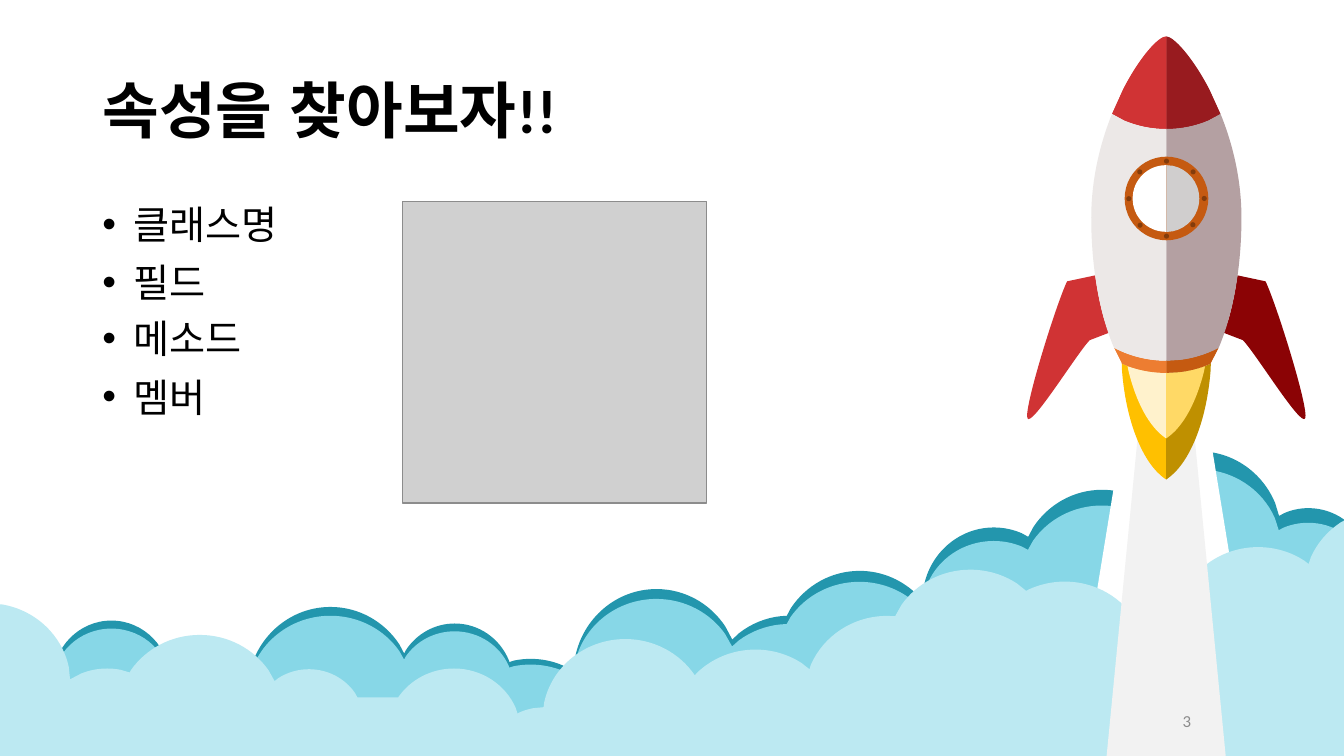
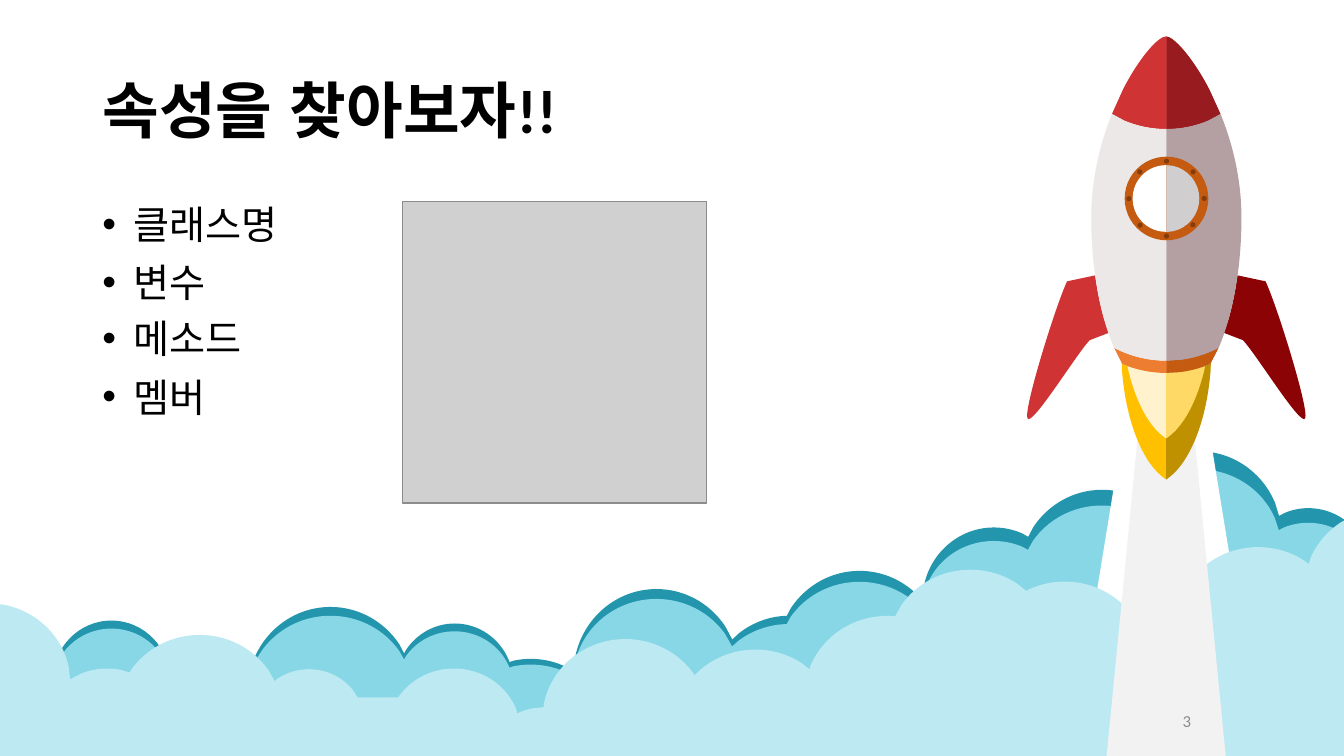
Before and after one commit to Ahji89/JavaStudy, a slide deck: slide 3 of java/ppt/1회차 - 객체와 클래스.pptx. Drawn at 1344x756 pixels with LibreOffice and Linux fonts; fonts in the diff are those of the drawing; grey boxes stand for pictures. Boxes give left, top, right and bottom in pixels: in the first picture for what was removed or moved away, otherwise in the second. Text is boxed around its words. In the diff, an @@ line names an element or a change of style, - is before the commit and + after.

```diff
--- a/java/ppt/1회차 - 객체와 클래스.pptx
+++ b/java/ppt/1회차 - 객체와 클래스.pptx
@@ text at bbox=[134, 264, 206, 300]: text changed @@
-• 필드
+• 변수
```
Also in this commit, not shown: 7 other slides changed, 3 slides added, 4 other files.
